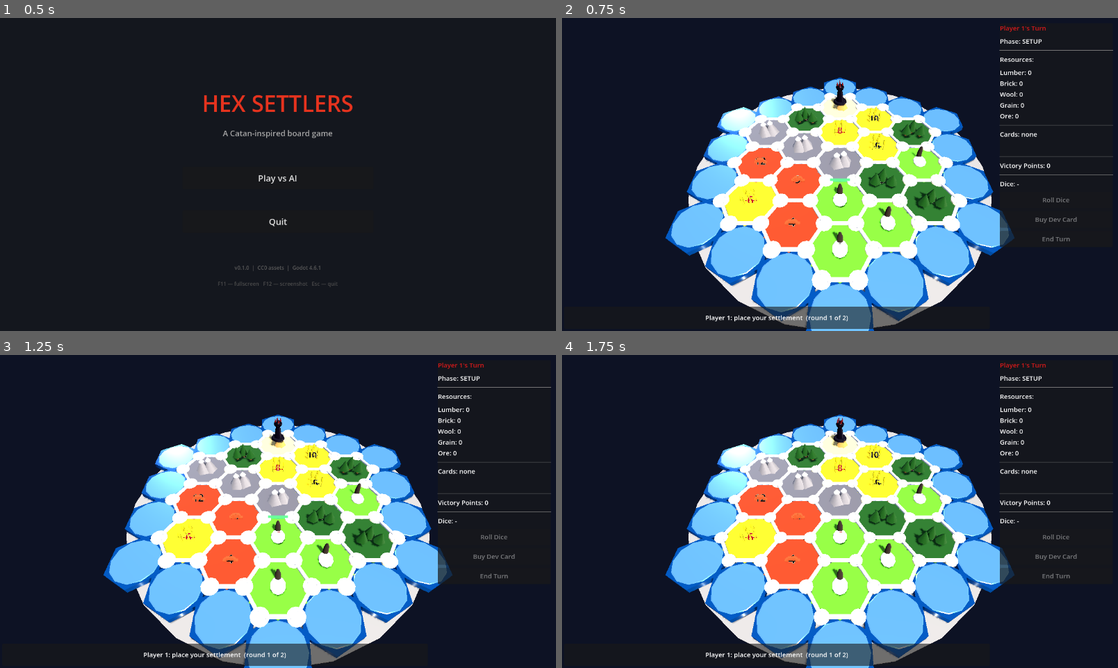
Above: before the commit, frames 1-4 (two rows, left to right).
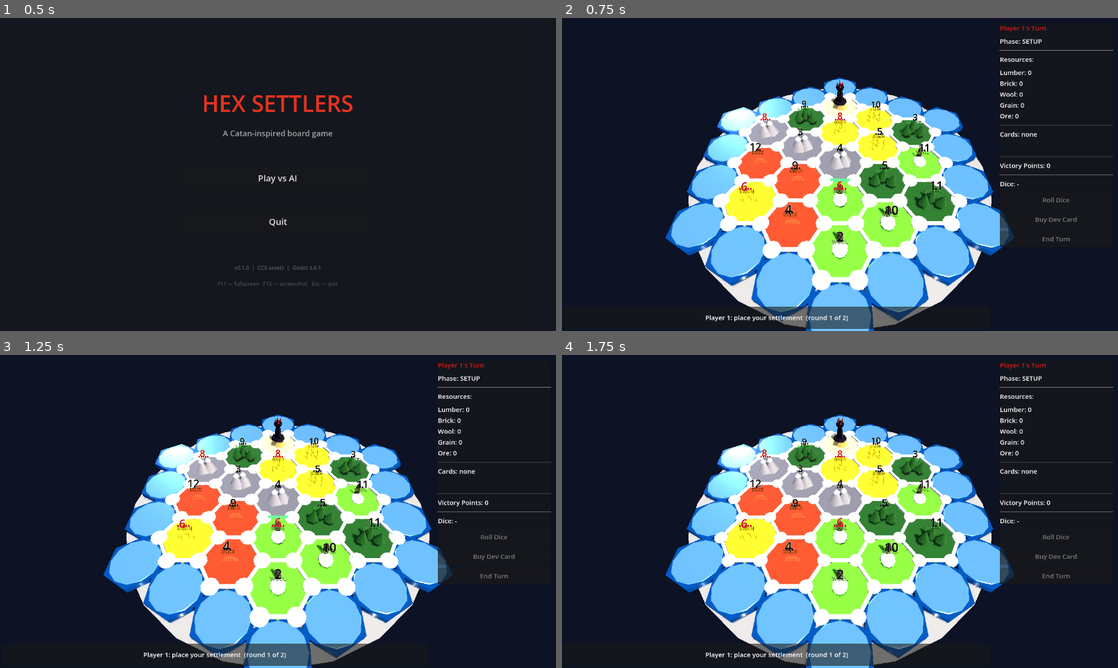
Above: after the commit, the same moments.

Repository: jfernan6/hex-settlers
Game: Godot game, scene res://scenes/main_menu.tscn
The game is run twice, just before and just after one commit, with the same random seed, the same clock (stepped at 60 frames per second) and the same inputs.
Inputs (mouse positions are in pixels of both pictures, inside the frame that each line leads up to):
- Up to frame 1 (0.5 s): no input
- Up to frame 2 (0.75 s): click "Play vs AI" at 0.5 s
- Up to frame 3 (1.25 s): no input
- Up to frame 4 (1.75 s): tap Enter at 1.25 s; move the mouse to (962, 495) at 1.27 s; click (962, 495) at 1.42 s

Frame 1 is identical in both runs. In frame 2, 0.8% of the frame differs, in the area x 31-69%, y 26-73%; in frame 3, 0.8%; in frame 4, 0.8%.

Commit message:
[Fix] Raise number tokens above terrain decorations
Number token labels, pip dots, and resource labels were being obscured
by 3D terrain props (trees up to ~0.58, mountains up to ~0.81).
Raised all labels above the tallest decoration:
  - Number token: y=0.22 → y=1.0
  - Pip dots:     y=0.13 → y=0.84
  - Resource name: y=0.06 → y=0.70

Animation base_y updated to match (1.0) so floats correctly.

Co-Authored-By: Claude Sonnet 4.6 (1M context) <noreply@anthropic.com>

Diff:
--- a/scripts/board/board_generator.gd
+++ b/scripts/board/board_generator.gd
@@ -167,7 +167,7 @@
 	if number > 0:
 		var num_label := Label3D.new()
 		num_label.text = str(number)
-		num_label.position = Vector3(0, 0.22, 0)
+		num_label.position = Vector3(0, 1.0, 0)   # above tallest decoration (~0.81)
 		num_label.billboard = BaseMaterial3D.BILLBOARD_ENABLED
 		num_label.font_size = 128
 		num_label.pixel_size = 0.003
@@ -176,13 +176,13 @@
 		num_label.modulate = Color(0.85, 0.08, 0.08) if number in [6, 8] else Color(0.06, 0.06, 0.06)
 		container.add_child(num_label)
 		# Register for floating animation
-		_anim_tokens.append({"node": num_label, "base_y": 0.22, "offset": randf() * TAU})
+		_anim_tokens.append({"node": num_label, "base_y": 1.0, "offset": randf() * TAU})
 
 		# Probability pips (•) below the number — more pips = better odds
 		var pips: int = 6 - abs(7 - number)
 		var pip_label := Label3D.new()
 		pip_label.text = "•".repeat(pips)
-		pip_label.position = Vector3(0, 0.13, 0)
+		pip_label.position = Vector3(0, 0.84, 0)  # just below number token
 		pip_label.billboard = BaseMaterial3D.BILLBOARD_ENABLED
 		pip_label.font_size = 80
 		pip_label.pixel_size = 0.003
@@ -203,7 +203,7 @@
 	if terrain in RES_LABELS and RES_LABELS[terrain][0] != "":
 		var res_lbl := Label3D.new()
 		res_lbl.text        = RES_LABELS[terrain][0]
-		res_lbl.position    = Vector3(0, 0.06, 0)
+		res_lbl.position    = Vector3(0, 0.70, 0)  # below pips, above decorations
 		res_lbl.billboard   = BaseMaterial3D.BILLBOARD_ENABLED
 		res_lbl.font_size   = 52
 		res_lbl.pixel_size  = 0.003
